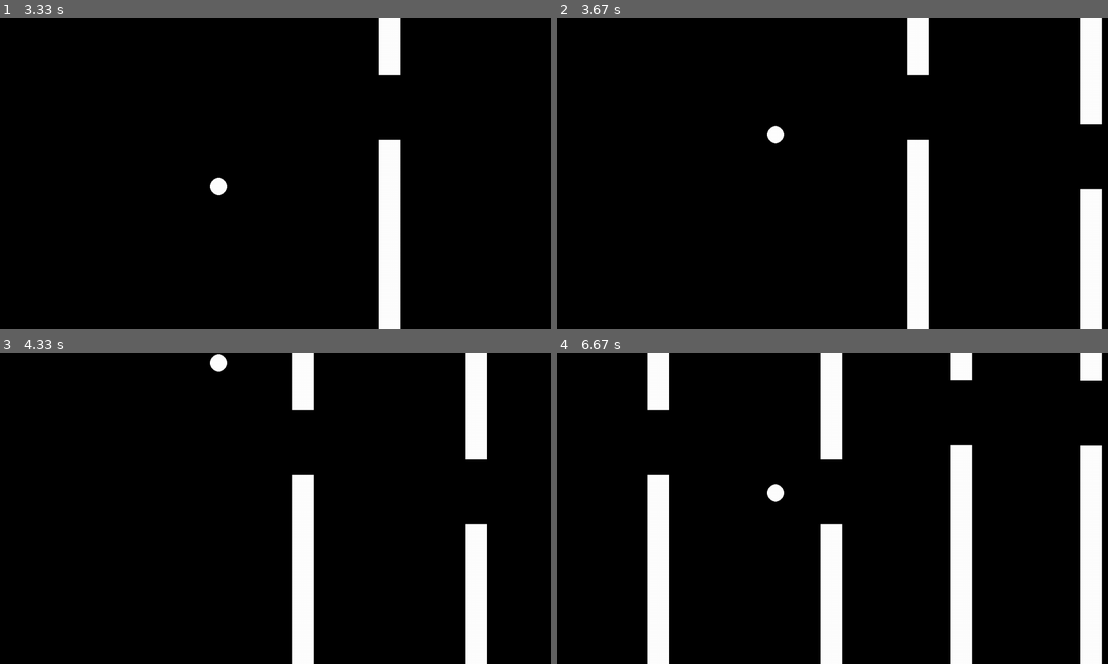
Above: before the commit, frames 1-4 (two rows, left to right).
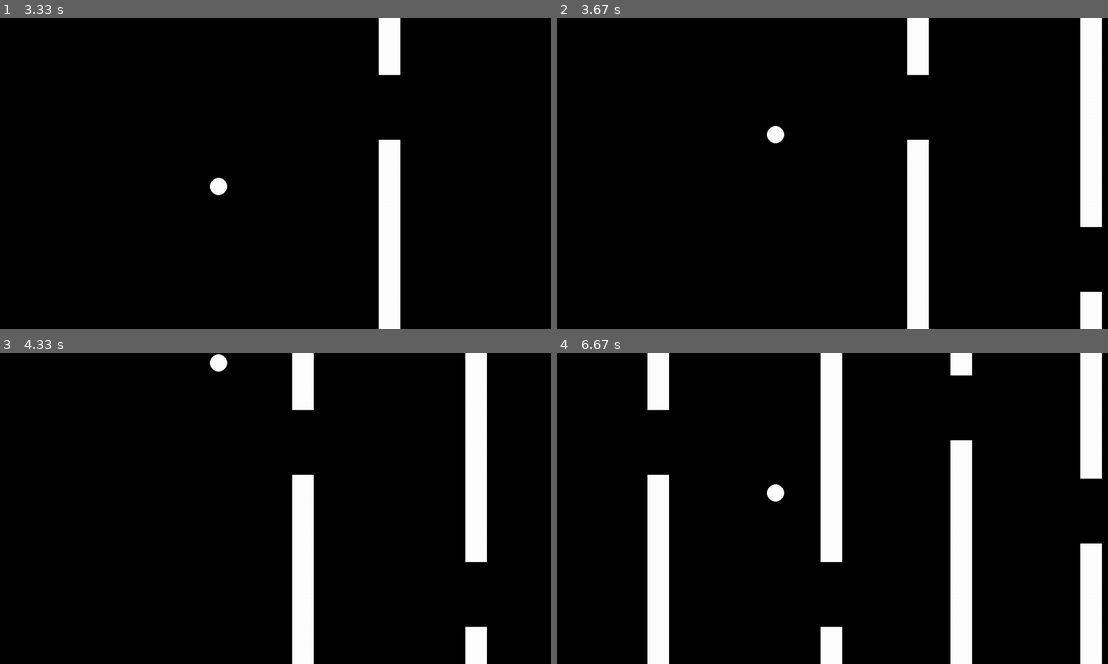
Above: after the commit, the same moments.

Repository: Westpol/flappy_birb
Game: pygame game, started from main.py
The game is run twice, just before and just after one commit, with the same random seed, the same clock (stepped at 60 frames per second) and the same inputs.
Inputs:
- Up to frame 1 (3.33 s): tap Space at 0.33, 0.73, 1.03, 1.23, 1.57, 1.87, 2.62, 2.83, 2.95, 3.17 s
- Up to frame 2 (3.67 s): tap Space at 3.38, 3.6 s
- Up to frame 3 (4.33 s): tap Space at 3.78, 4, 4.22 s
- Up to frame 4 (6.67 s): tap Space at 4.85, 5.07, 5.35, 5.57, 6.18, 6.4 s

Frame 1 is identical in both runs. In frame 2, 1.7% of the frame differs, in the area x 94-99%, y 33-89%; in frame 3, 1.7%; in frame 4, 3.5%, in the area x 47-99%, y 7-89%.

Commit message:
Added Music, pipe deletion

Diff:
--- a/main.py
+++ b/main.py
@@ -1,3 +1,12 @@
+'''
+Background Music:
+
+Monkeys Spinning Monkeys Kevin MacLeod (incompetech.com)
+Licensed under Creative Commons: By Attribution 3.0 License
+http://creativecommons.org/licenses/by/3.0/
+Music promoted by https://www.chosic.com/free-music/all/
+'''
+
 import pygame
 import time
 import random
@@ -21,6 +30,7 @@
     global screen, width, height, FPS, PG_INITIALIZED, clock
 
     pygame.init()
+    pygame.mixer.init()
     FPS = setFPS
     clock = pygame.time.Clock()
     if windowMode == pygame.FULLSCREEN:
@@ -75,6 +85,7 @@
             if event.type == pygame.KEYDOWN:
                 if event.key == pygame.K_SPACE:
                     self.vel = -8
+                    s.flapp()
 
 
 class Pipes:
@@ -98,10 +109,34 @@
         if self.pos > self.pipeNum * 300:
             self.pipeNum += 1
             self.pipelist.append((width + self.pipeNum * 300, random.randint(50, height - self.space - 50)))
+            print(len(self.pipelist))
+            while 1:
+                is_oob = (0, False)
+                for i in range(len(self.pipelist)):
+                    if self.pipelist[i][0] - self.pos < - 500:
+                        is_oob = (i, True)
+                if is_oob[1]:
+                    self.pipelist.pop(is_oob[0])
+                else:
+                    break
+
+
+class Sound:
+
+    def __init__(self):
+        self.sound = pygame.mixer.Sound("sounds/BackgroundMusic.mp3")
+        self.flapSound = pygame.mixer.Sound("sounds/flap.wav")
+
+    def backgroundMusic(self):
+        self.sound.play()
+
+    def flapp(self):
+        self.flapSound.play()
 
 
 if __name__ == '__main__':
     pg_init(pygame.FULLSCREEN, 0, 0, 100)
+    s = Sound()
     birb = Birb(0.4)
     pipes = Pipes(150)
 
@@ -116,6 +151,8 @@
                     whilebreak = False
                     birb.vel = -8
 
+    s.backgroundMusic()
+
     while 1:
         birb.space_pressed()
         birb.update()
Not shown, changed: .gitignore
